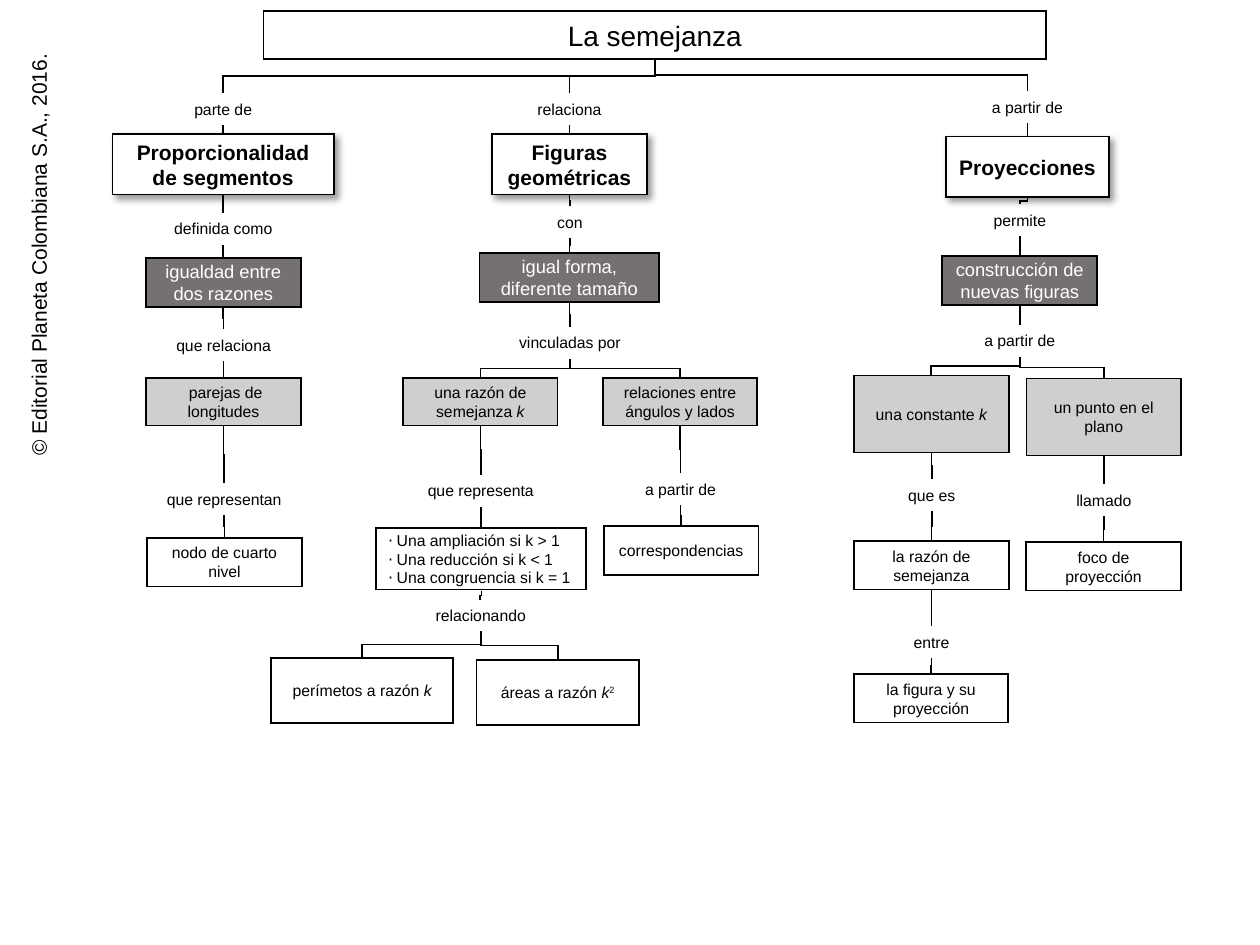
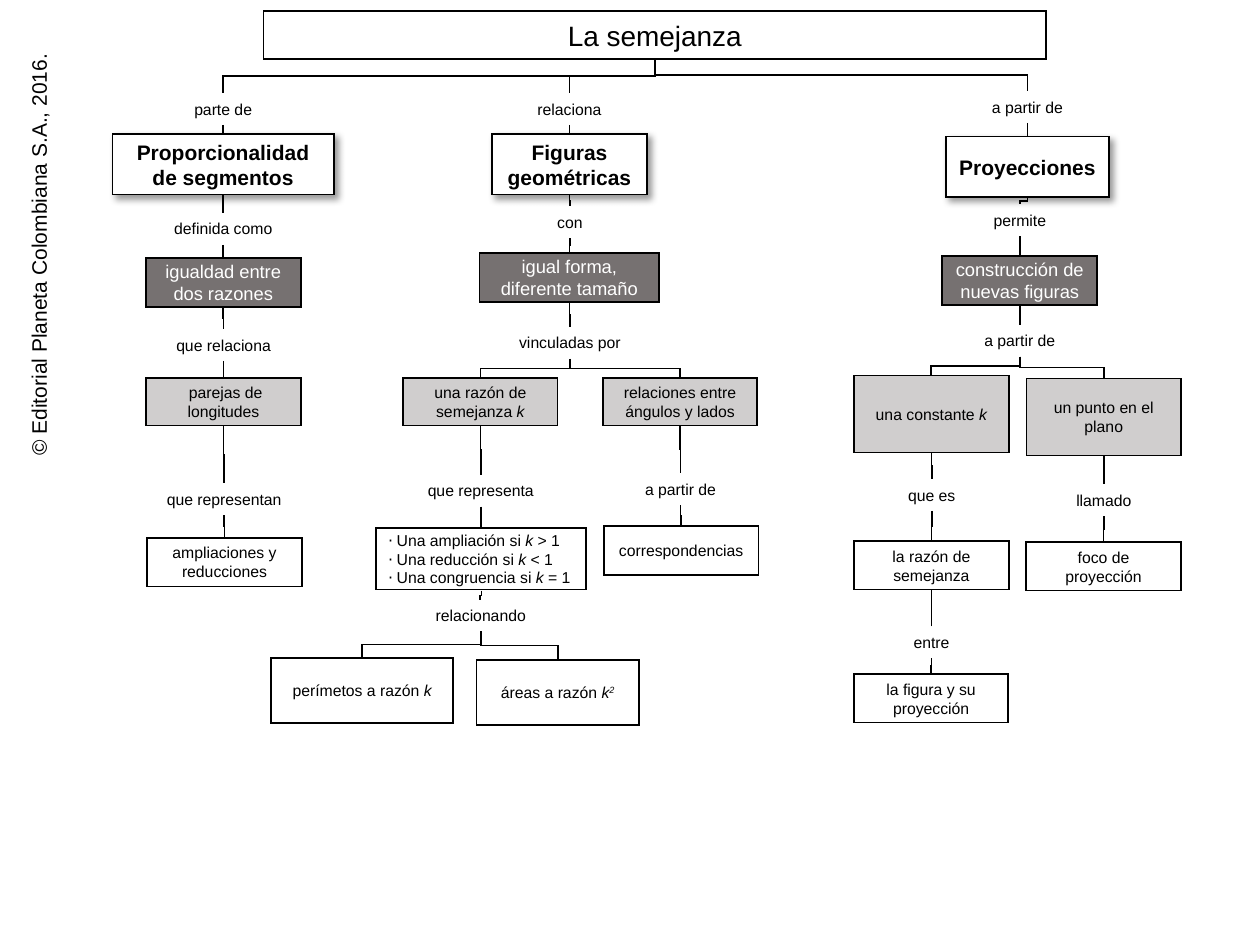
Before and after one commit to AulaPlanetaColombia/Matematicas, a slide deck: slide 1 of fuentes/contenidos/grado07/guion12/MapaConceptual_MA_07_12.pptx. Drawn at 1260x945 pixels with LibreOffice and Linux fonts; fonts in the diff are those of the drawing; background and template pictures are left out. Boxes give left, top, right and bottom in pixels: in the first picture for what was removed or moved away, otherwise in the second. Text is boxed around its words. In the diff, an @@ line names an element or a change of style, - is before the commit and + after.

Commit message:
Ajuste en Mapa conceptual
Ajuste observado en publicación 1

```diff
--- a/fuentes/contenidos/grado07/guion12/MapaConceptual_MA_07_12.pptx
+++ b/fuentes/contenidos/grado07/guion12/MapaConceptual_MA_07_12.pptx
@@ rectangle "⋅ Una ampliación si k ..." at <box>375,528,586,590</box>: italic on in "k", "k", "k" @@
@@ text in rectangle at <box>172,546,277,577</box>: text changed @@
-nodo de cuarto nivel
+ampliaciones y reducciones
@@ rectangle "áreas a razón k2" at <box>476,660,639,726</box>: italic on in "k2" @@
```
